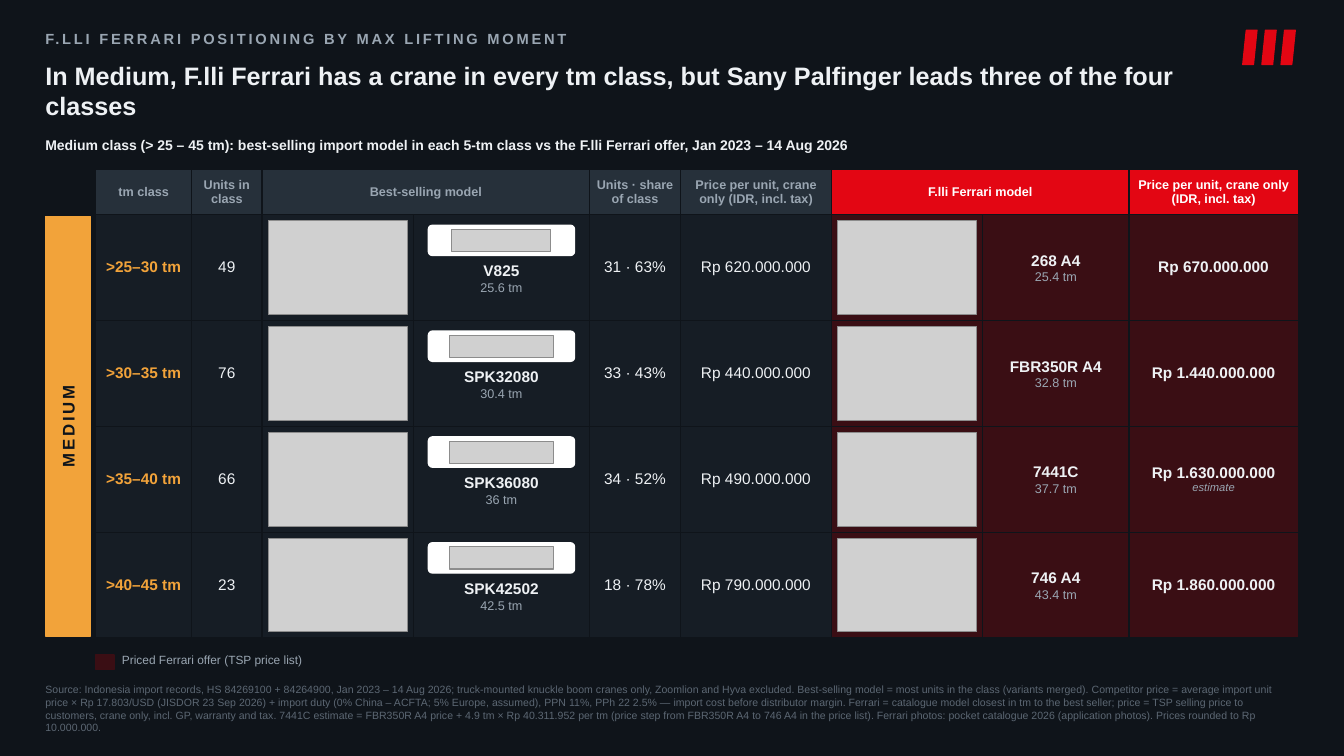
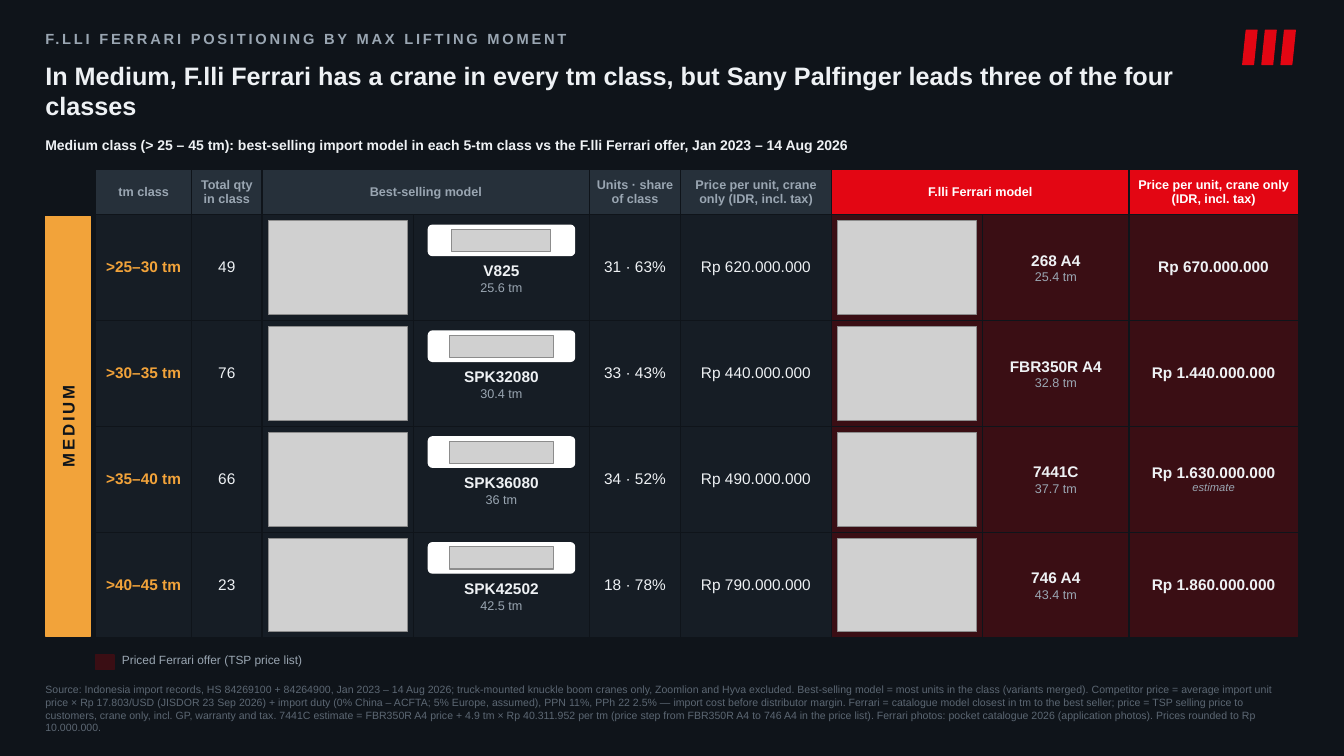
Before and after one commit to Godson7777/Ferarri_Crane_Tiberias, a slide deck: slide 1 of slides/Slide_tm_Positioning.pptx. Drawn at 1344x756 pixels with LibreOffice and Linux fonts; fonts in the diff are those of the drawing; grey boxes stand for pictures. Boxes give left, top, right and bottom in pixels: in the first picture for what was removed or moved away, otherwise in the second. Text is boxed around its words. In the diff, an @@ line names an element or a change of style, - is before the commit and + after.

```diff
--- a/slides/Slide_tm_Positioning.pptx
+++ b/slides/Slide_tm_Positioning.pptx
@@ table at <box>96,169,1299,597</box> @@
-row 1, column 2: Units in class
+row 1, column 2: Total qty in class
```
Also in this commit, not shown: 1 other slide changed, 2 other files.
